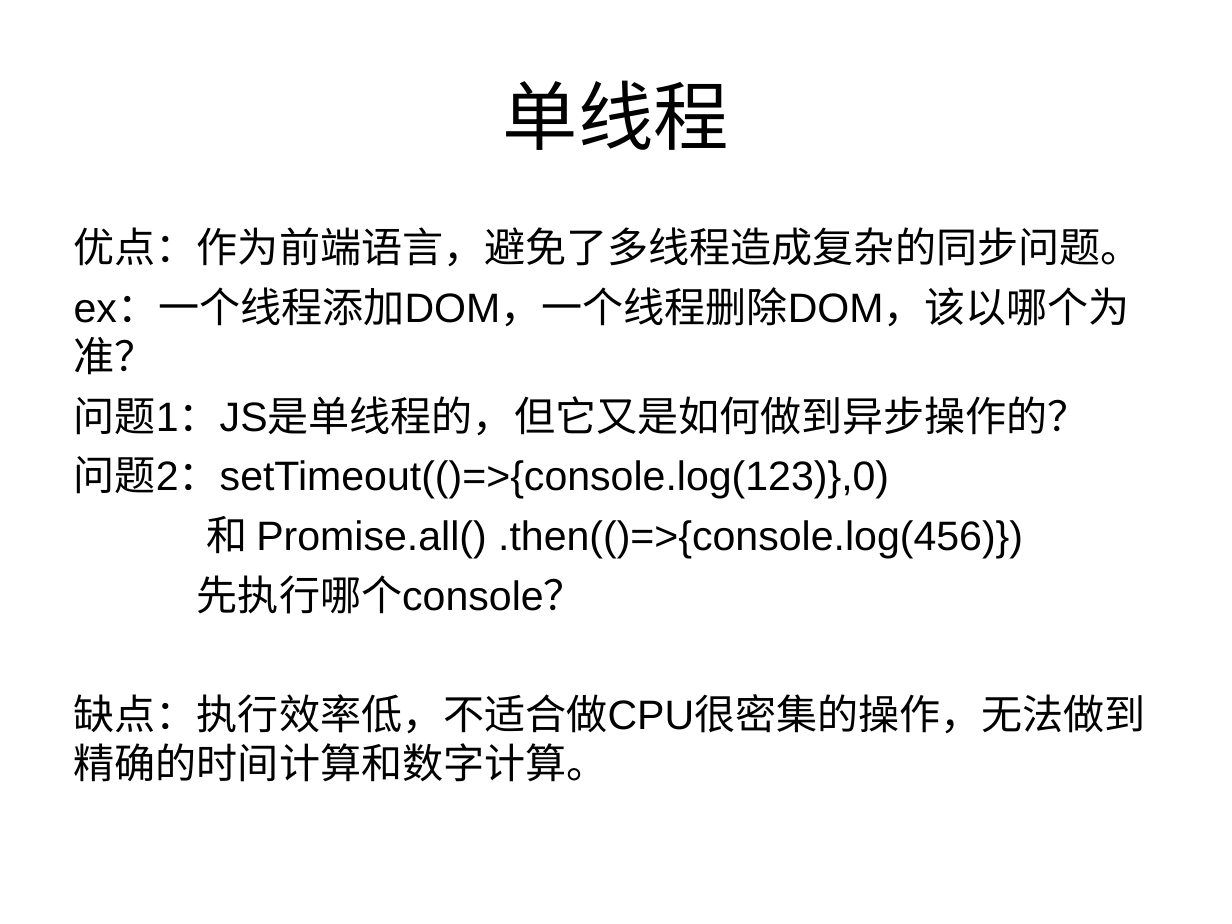
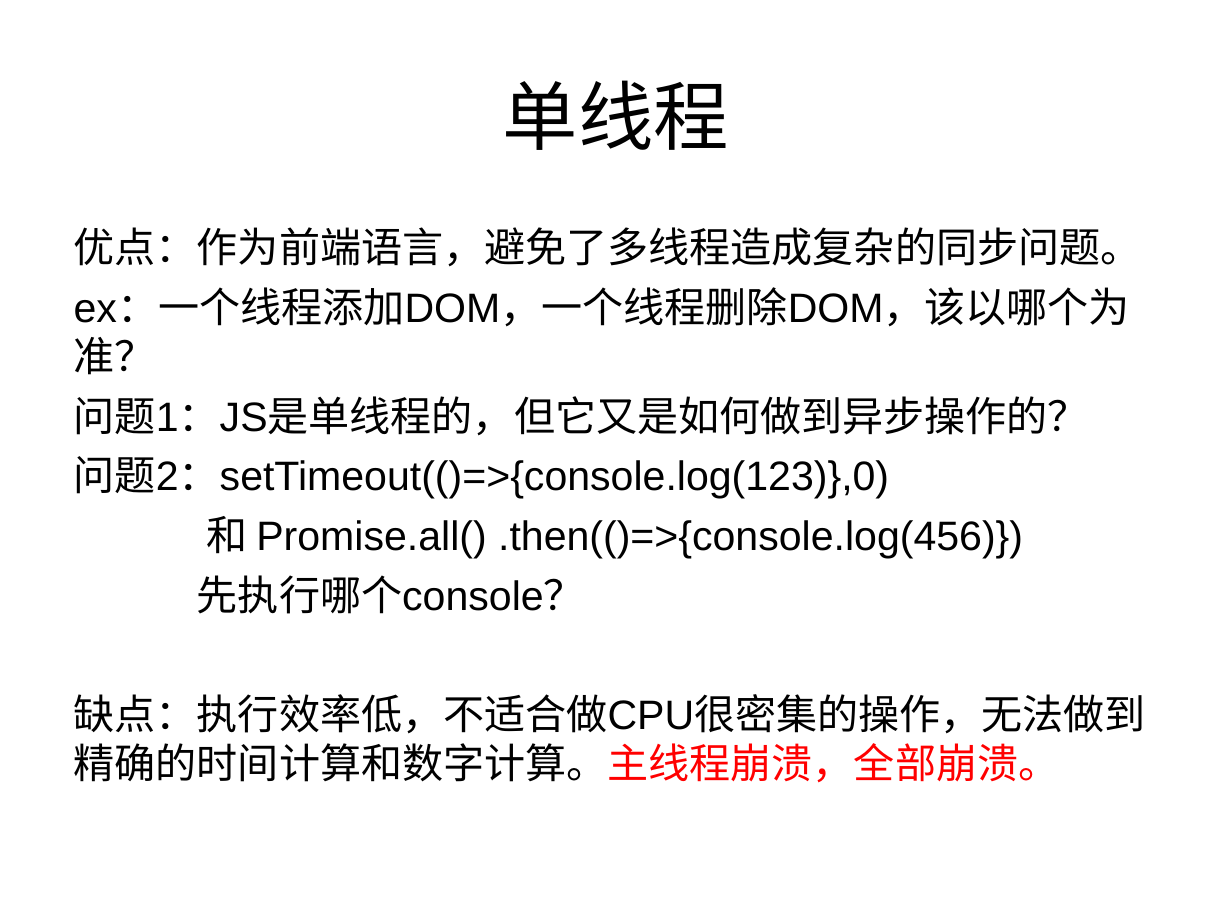
Before and after one commit to Alan055/node-koa, a slide deck: slide 6 of Alan-node解读.ppt (slide 5 before the commit). Drawn at 1232x924 pixels with LibreOffice and Linux fonts; fonts in the diff are those of the drawing. Boxes give left, top, right and bottom in pixels: in the first picture for what was removed or moved away, otherwise in the second. Text is boxed around its words. In the diff, an @@ line names an element or a change of style, - is before the commit and + after.

```diff
--- a/Alan-node解读.ppt
+++ b/Alan-node解读.ppt
@@ text at bbox=[74, 694, 1146, 783]: text changed @@
-缺点：执行效率低，不适合做CPU很密集的操作，无法做到精确的时间计算和数字计算。
+缺点：执行效率低，不适合做CPU很密集的操作，无法做到精确的时间计算和数字计算。主线程崩溃，全部崩溃。
```
Also in this commit, not shown: 1 slide added.
